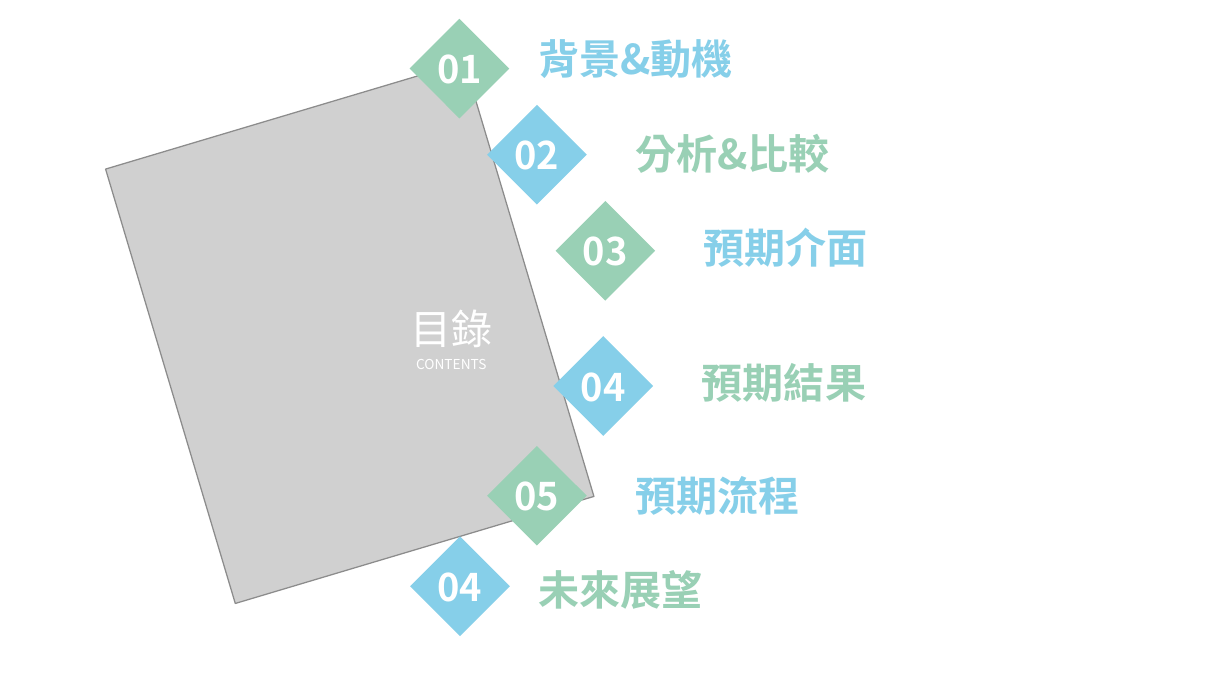
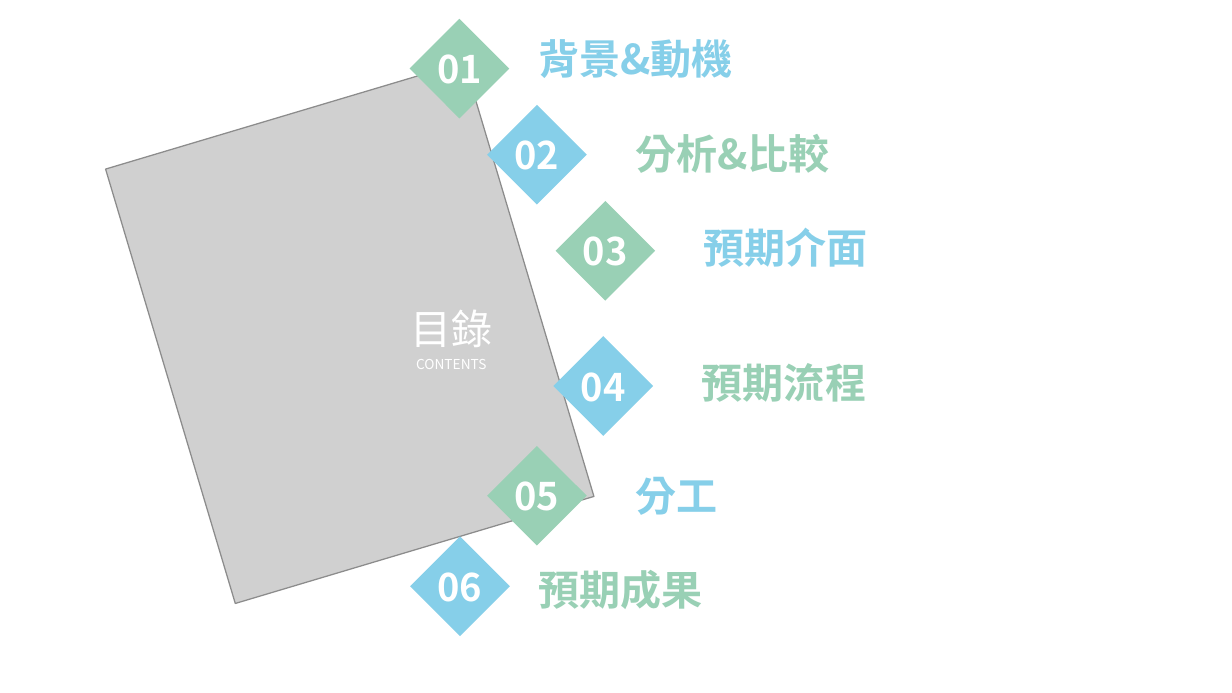
Before and after one commit to bbblu/courtesy-umbrella-docs, a slide deck: slide 2 of files/PPT/初審簡報 美化版.pptx. Drawn at 1232x693 pixels with LibreOffice and Linux fonts; fonts in the diff are those of the drawing; grey boxes stand for pictures; background and template pictures are left out; a plain dark background stands for a picture behind light text. Boxes give left, top, right and bottom in pixels: in the first picture for what was removed or moved away, otherwise in the second. Text is boxed around its words. In the diff, an @@ line names an element or a change of style, - is before the commit and + after.

```diff
--- a/files/PPT/初審簡報 美化版.pptx
+++ b/files/PPT/初審簡報 美化版.pptx
@@ text at (702, 363, 866, 402): text changed @@
-預期結果
+預期流程
@@ text at (635, 477, 717, 515): text changed @@
-預期流程
+分工
@@ text in diamond at (438, 572, 483, 602): text changed @@
-04
+06
@@ text at (538, 570, 702, 609): text changed @@
-未來展望
+預期成果
```
Also in this commit, not shown: 2 other slides changed, 4 slides added, 4 slides removed, 1 other file.
